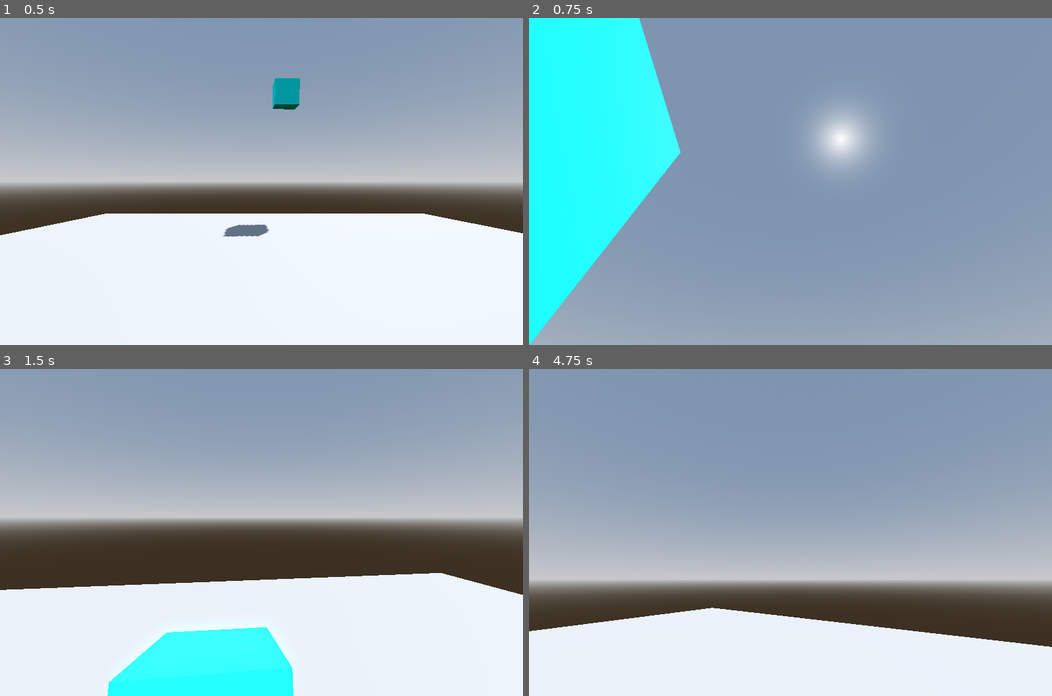
Above: before the commit, frames 1-4 (two rows, left to right).
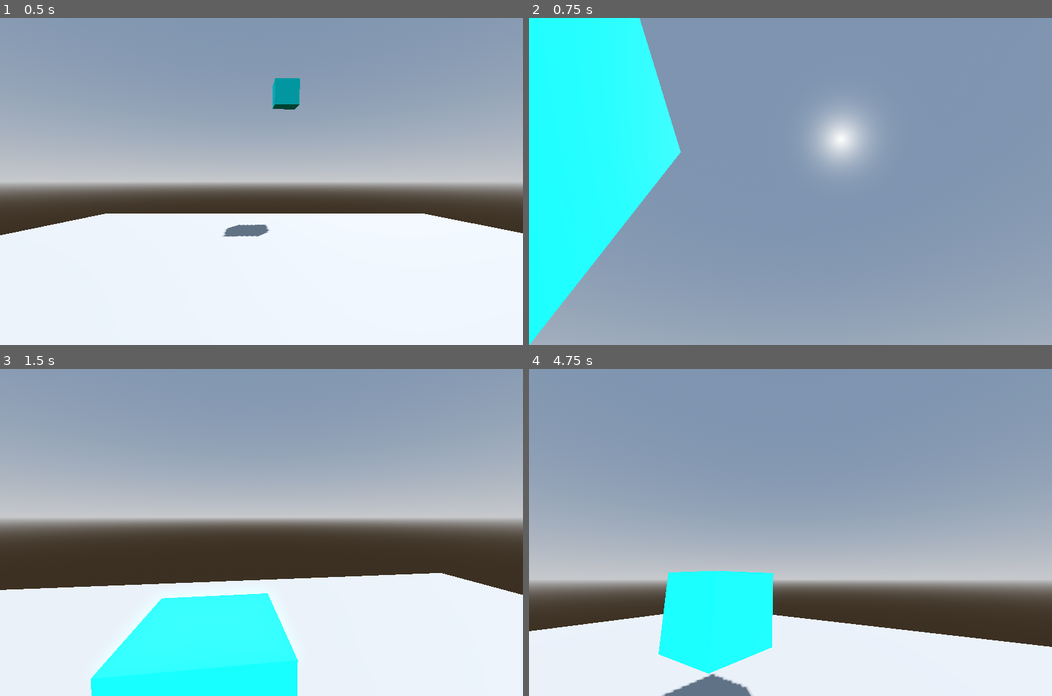
Above: after the commit, the same moments.

Repository: Rezamatteo/Gamejam2024
Game: Godot game, scene res://Main.tscn
The game is run twice, just before and just after one commit, with the same random seed, the same clock (stepped at 60 frames per second) and the same inputs. The project has no main scene, so this scene is started directly. The engine's default icon, where the game draws it, is replaced by a stand-in: a white triangle on a blue panel in a dark square.
Inputs (mouse positions are in pixels of both pictures, inside the frame that each line leads up to):
- Up to frame 1 (0.5 s): no input
- Up to frame 2 (0.75 s): tap Enter (ui_accept) at 0.5 s; move the mouse to (905, 165) at 0.52 s; hold D (right) from 0.53 s (still down); tap F (run) at 0.6 s
- Up to frame 3 (1.5 s): tap Enter (ui_accept) at 0.77, 1.25 s; move the mouse to (235, 532) at 1.27 s; release D (right) at 1.28 s; hold W (up) from 1.28 s (still down); tap Shift (dash) at 1.35 s
- Up to frame 4 (4.75 s): keep holding W (up); tap Enter (ui_accept) at 1.52, 3.02, 3.77, 4.52 s; tap F (run) at 1.55, 2.1, 2.85, 3.8, 4.35 s; move the mouse to (800, 525) at 2.02 s; move the mouse to (785, 539) at 2.77 s; move the mouse to (827, 535) at 3.52 s; tap Shift (dash) at 3.6 s; move the mouse to (748, 529) at 4.27 s

Frame 1 is identical in both runs. In frame 2, less than 0.1% of the frame differs, in the area x 21-29%, y 0-41%; in frame 3, 4.5%; in frame 4, 6.5%, in the area x 24-47%, y 61-100%.
Error after the commit: Division by zero error in operator '/'. (res://_speler_.gd:10)

Commit message:
ballenmevrouw

Diff:
--- a/Main.tscn
+++ b/Main.tscn
@@ -33,7 +33,6 @@
 
 [sub_resource type="Animation" id="Animation_qwpj5"]
 resource_name = "progress"
-length = 20.0
 tracks/0/type = "value"
 tracks/0/imported = false
 tracks/0/enabled = true
@@ -41,7 +40,7 @@
 tracks/0/interp = 1
 tracks/0/loop_wrap = true
 tracks/0/keys = {
-"times": PackedFloat32Array(0, 20),
+"times": PackedFloat32Array(0, 1),
 "transitions": PackedFloat32Array(1, 1),
 "update": 0,
 "values": [0.0, 1.0]
@@ -118,3 +117,9 @@
 libraries = {
 "": SubResource("AnimationLibrary_e26f6")
 }
+
+[node name="time" type="Timer" parent="path/_speler_"]
+one_shot = true
+autostart = true
+
+[connection signal="timeout" from="path/_speler_/time" to="path/_speler_" method="_on_timer_timeout"]
--- a/_speler_.gd
+++ b/_speler_.gd
@@ -1,8 +1,16 @@
 extends PathFollow3D
 @onready var play = $play
-
+var secondsElapsed=0
+@onready var time = $time
 
 # Called every frame. 'delta' is the elapsed time since the previous frame.
 func _process(delta):
 	if Input.is_action_just_pressed("run"):
+		time.stop()
+		play.speed_scale=1/secondsElapsed
 		play.play("progress")
+
+
+func _on_timer_timeout():
+	secondsElapsed+=1
+	time.start()
